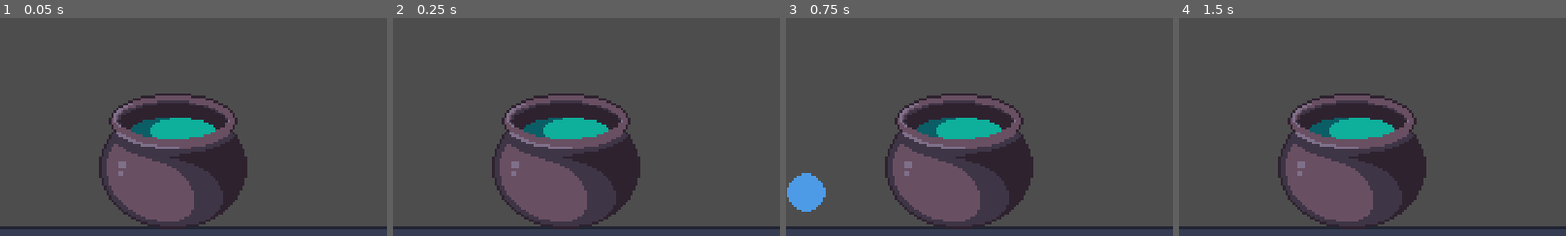
Above: before the commit, frames 1-4 (left to right).
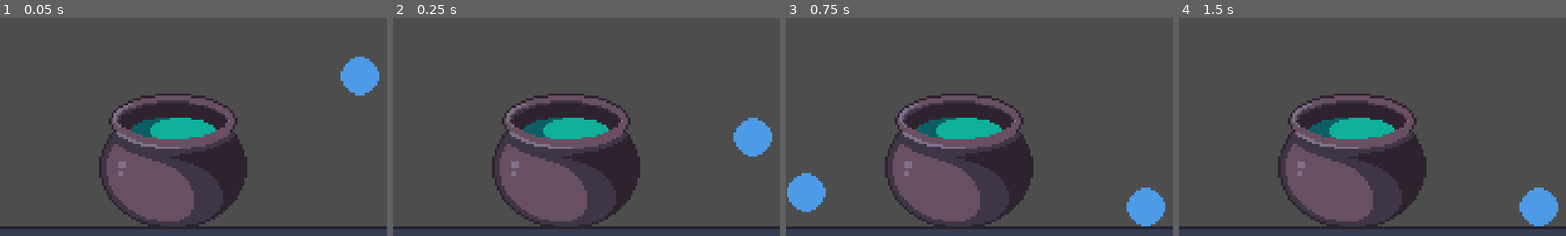
Above: after the commit, the same moments.

Repository: HuskyGameDev/2024s-team3
Game: Godot game, scene res://Levels/Main.tscn
Same seed, same stepped clock (60 frames per second), same inputs: the game is played once before the commit and once after it. The engine's default icon, where the game draws it, is replaced by a stand-in: a white triangle on a blue panel in a dark square.
Inputs (mouse positions are % of the whole screen's width and height, from its top left):
- Up to frame 1 (0.05 s): no input
- Up to frame 2 (0.25 s): no input
- Up to frame 3 (0.75 s): drag from (22, 93) to (51, 82) at 0.52 s
- Up to frame 4 (1.5 s): drag from (30, 55) to (51, 82) at 1.27 s
The pictures show only the part of the screen within x 29-79%, y 50-100%; the shares and areas given below are measured in that part.

The runs differ from the first frame. In frame 1, 1.3% of the frame differs, in the area x 87-98%, y 17-36%; in frame 2, 1.3%; in frame 3, 1.3%; in frame 4, 1.3%.

Commit message:
initial crafting

Diff:
--- a/Levels/Main.tscn
+++ b/Levels/Main.tscn
@@ -1,8 +1,10 @@
-[gd_scene load_steps=6 format=3 uid="uid://pvvnkdn6u7y5"]
+[gd_scene load_steps=8 format=3 uid="uid://pvvnkdn6u7y5"]
 
 [ext_resource type="Texture2D" uid="uid://c1na8wlk3ld7h" path="res://Assets/Sprites/icon.svg" id="3_hxi6g"]
 [ext_resource type="PackedScene" uid="uid://cjjarcohy2vqe" path="res://Objects/Stations/Cauldron.tscn" id="3_linin"]
-[ext_resource type="PackedScene" uid="uid://6acoxw3otoc3" path="res://Objects/Ingredients/IngredientBase.tscn" id="4_2mp38"]
+[ext_resource type="PackedScene" uid="uid://6acoxw3otoc3" path="res://Objects/Ingredients/Ingredient.tscn" id="4_2mp38"]
+[ext_resource type="Resource" uid="uid://co3ioqsw3cskg" path="res://Objects/Ingredients/Resources/thistle_root.tres" id="4_ajrum"]
+[ext_resource type="Resource" uid="uid://cpu7godbyopie" path="res://Objects/Ingredients/Resources/nightshade_petals.tres" id="5_rir7j"]
 
 [sub_resource type="GDScript" id="GDScript_jaq21"]
 script/source = "extends Node2D
@@ -76,4 +78,8 @@
 
 [node name="Ingredient" parent="." instance=ExtResource("4_2mp38")]
 position = Vector2(419, 711)
-id = 10
+data = ExtResource("4_ajrum")
+
+[node name="Ingredient2" parent="." instance=ExtResource("4_2mp38")]
+position = Vector2(1452, 677)
+data = ExtResource("5_rir7j")
--- a/Objects/Ingredients/IngredientBase.tscn
+++ b/Objects/Ingredients/Ingredient.tscn
@@ -1,10 +1,10 @@
 [gd_scene load_steps=3 format=3 uid="uid://6acoxw3otoc3"]
 
 [ext_resource type="PackedScene" uid="uid://dv8sysvwkgfoq" path="res://Objects/DraggableObject.tscn" id="1_ej0v7"]
-[ext_resource type="Script" path="res://Objects/Ingredients/ingredient_info.gd" id="3_nv0cd"]
+[ext_resource type="Script" path="res://Objects/Ingredients/ingredient.gd" id="1_wdr4g"]
 
-[node name="IngredientBase" type="Node2D"]
-script = ExtResource("3_nv0cd")
+[node name="Ingredient" type="Node2D"]
+script = ExtResource("1_wdr4g")
 
 [node name="DraggableObject" parent="." instance=ExtResource("1_ej0v7")]
 position = Vector2(-4, -1)
--- /dev/null
+++ b/Objects/Ingredients/Resources/nightshade_petals.tres
@@ -0,0 +1,9 @@
+[gd_resource type="Resource" load_steps=2 format=3 uid="uid://cpu7godbyopie"]
+
+[ext_resource type="Script" path="res://Objects/Ingredients/ingredient_data.gd" id="1_qlefo"]
+
+[resource]
+script = ExtResource("1_qlefo")
+id = 2
+ingredient_name = "Nightshade Petals"
+description = ""
--- /dev/null
+++ b/Objects/Ingredients/Resources/thistle_root.tres
@@ -0,0 +1,9 @@
+[gd_resource type="Resource" load_steps=2 format=3 uid="uid://co3ioqsw3cskg"]
+
+[ext_resource type="Script" path="res://Objects/Ingredients/ingredient_data.gd" id="1_154eg"]
+
+[resource]
+script = ExtResource("1_154eg")
+id = 1
+ingredient_name = "Thistle Root"
+description = ""
--- /dev/null
+++ b/Objects/Ingredients/ingredient.gd
@@ -0,0 +1,6 @@
+extends Node
+
+@export var data: Resource
+
+func _on_draggable_object_ready():
+	$"DraggableObject".set_meta("ingredient", self)
--- /dev/null
+++ b/Objects/Ingredients/ingredient_data.gd
@@ -0,0 +1,12 @@
+extends Resource
+
+@export var id: int
+@export var ingredient_name: String
+@export_multiline var description: String
+@export var image: Texture2D
+
+func _init(p_id = 0, p_name = "", p_description = "", p_image = null):
+	id = p_id
+	ingredient_name = p_name
+	description = p_description
+	image = p_image
--- a/Objects/Ingredients/ingredient_info.gd
+++ /dev/null
@@ -1,9 +0,0 @@
-extends Node
-
-@export var id: int
-@export var ingredientName: String
-@export var image: Texture2D
-@export_multiline var description: String
-
-func _on_draggable_object_ready():
-	$"DraggableObject".set_meta("ingredient", self)
--- /dev/null
+++ b/Objects/Potions/Potion.tscn
@@ -0,0 +1,12 @@
+[gd_scene load_steps=3 format=3 uid="uid://g5q1guc3tswl"]
+
+[ext_resource type="Script" path="res://Objects/Potions/potion.gd" id="1_we4u2"]
+[ext_resource type="PackedScene" uid="uid://dv8sysvwkgfoq" path="res://Objects/DraggableObject.tscn" id="2_dx3t5"]
+
+[node name="Potion" type="Node2D"]
+script = ExtResource("1_we4u2")
+
+[node name="DraggableObject" parent="." instance=ExtResource("2_dx3t5")]
+position = Vector2(1, -5)
+
+[connection signal="ready" from="DraggableObject" to="." method="_on_draggable_object_ready"]
--- /dev/null
+++ b/Objects/Potions/Resources/healing_potion.tres
@@ -0,0 +1,10 @@
+[gd_resource type="Resource" load_steps=2 format=3 uid="uid://b54jr4mldew77"]
+
+[ext_resource type="Script" path="res://Objects/Potions/potion_data.gd" id="1_84a12"]
+
+[resource]
+script = ExtResource("1_84a12")
+id = 1
+potion_name = "Healing Potion"
+description = ""
+recipe = Array[int]([0, 1])
--- /dev/null
+++ b/Objects/Potions/potion.gd
@@ -0,0 +1,6 @@
+extends Node
+
+@export var data: Resource
+
+func _on_draggable_object_ready():
+	$"DraggableObject".set_meta("potion", self)
--- /dev/null
+++ b/Objects/Potions/potion_data.gd
@@ -0,0 +1,14 @@
+extends Resource
+
+@export var id: int
+@export var potion_name: String
+@export_multiline var description: String
+@export var image: Texture2D
+@export var recipe: Array[int]
+
+func _init(p_id = 0, p_name = "", p_description = "", p_image = null, p_recipe = [] as Array[int]):
+	id = p_id
+	potion_name = p_name
+	description = p_description
+	image = p_image
+	recipe = p_recipe
--- a/Objects/Stations/Cauldron.tscn
+++ b/Objects/Stations/Cauldron.tscn
@@ -20,3 +20,4 @@
 shape = SubResource("CircleShape2D_mt4na")
 
 [connection signal="body_entered" from="Area2D" to="." method="_on_body_enter_cauldron"]
+[connection signal="input_event" from="Area2D" to="." method="_on_cauldron_input_event"]
--- a/Objects/Stations/cauldron.gd
+++ b/Objects/Stations/cauldron.gd
@@ -5,10 +5,15 @@
 
 func _on_body_enter_cauldron(body):
 	if body.has_meta("ingredient"):
-		var addedIngredient = body.get_meta("ingredient")
+		var addedIngredient = body.get_meta("ingredient").data
 		body.queue_free()
 		currentIngredients.push_back(addedIngredient.id)
 
 
+func _on_cauldron_input_event(_viewport, _event, _shape_idx):
+	if Input.is_action_just_pressed("click"):
+		check_potion_made()
+
+
 func check_potion_made():
-	pass
+	print(currentIngredients)
